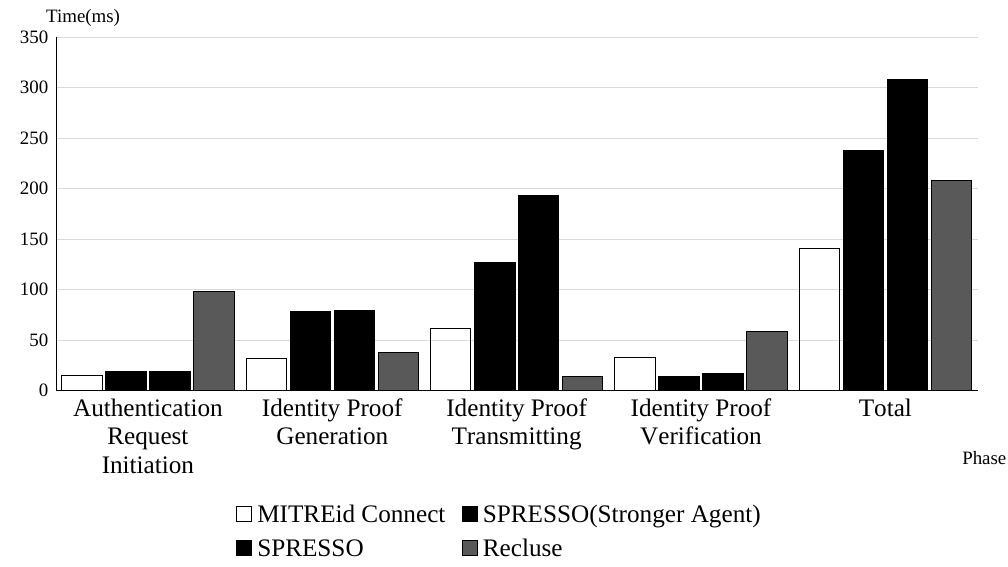
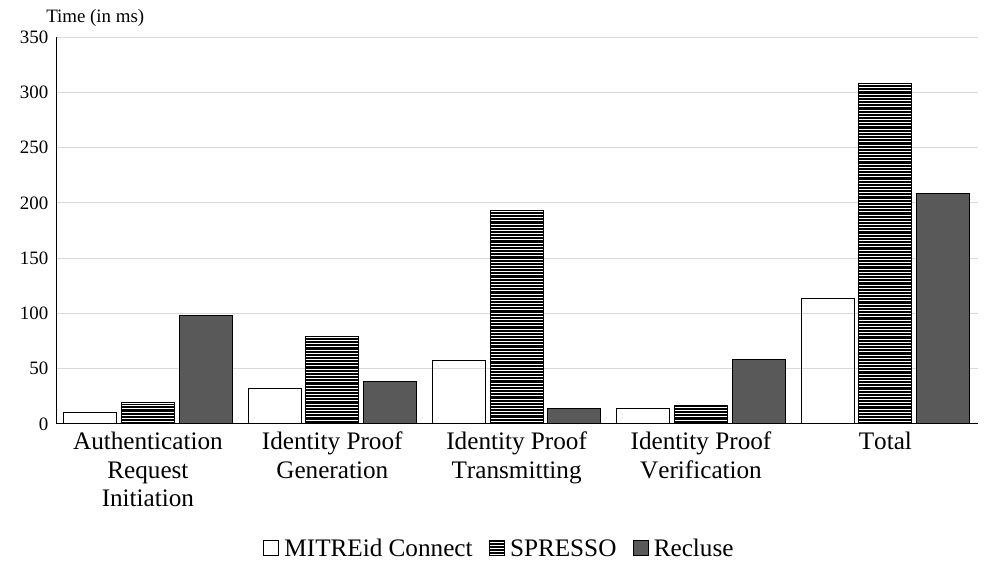
Before and after one commit to cqguo/OIDC-latex, a slide deck: slide 1 of documents/evaluation2.pptx. Drawn at 1008x567 pixels with LibreOffice and Linux fonts; fonts in the diff are those of the drawing. Boxes give left, top, right and bottom in pixels: in the first picture for what was removed or moved away, otherwise in the second. Text is boxed around its words. In the diff, an @@ line names an element or a change of style, - is before the commit and + after.

```diff
--- a/documents/evaluation2.pptx
+++ b/documents/evaluation2.pptx
@@ column chart at box(0, 16, 998, 567) @@
@@ MITREid Connect, Authentication Request Initiation: 20 to 10 @@
@@ MITREid Connect, Identity Proof Verification: 30 to 10 @@
@@ MITREid Connect, Total: 140 to 110 @@
-SPRESSO(Stronger Agent): 20, 80, 130, 10, 240
+SPRESSO: 20, 80, 190, 20, 310
@@ colour of SPRESSO pattern #000000 on #FFFFFF to pattern #000000 on #FFFFFF @@
-SPRESSO: 20, 80, 190, 20, 310
+Recluse: 100, 40, 10, 60, 210
@@ colour of Recluse pattern #000000 on #FFFFFF to #595959 @@
-Recluse: 100, 40, 10, 60, 210
@@ text at box(46, 9, 144, 26): text changed @@
-Time(ms)
+Time (in ms)
@@ text removed at box(962, 451, 1006, 464) @@
-Phase
```
Also in this commit, not shown: 18 other files.
